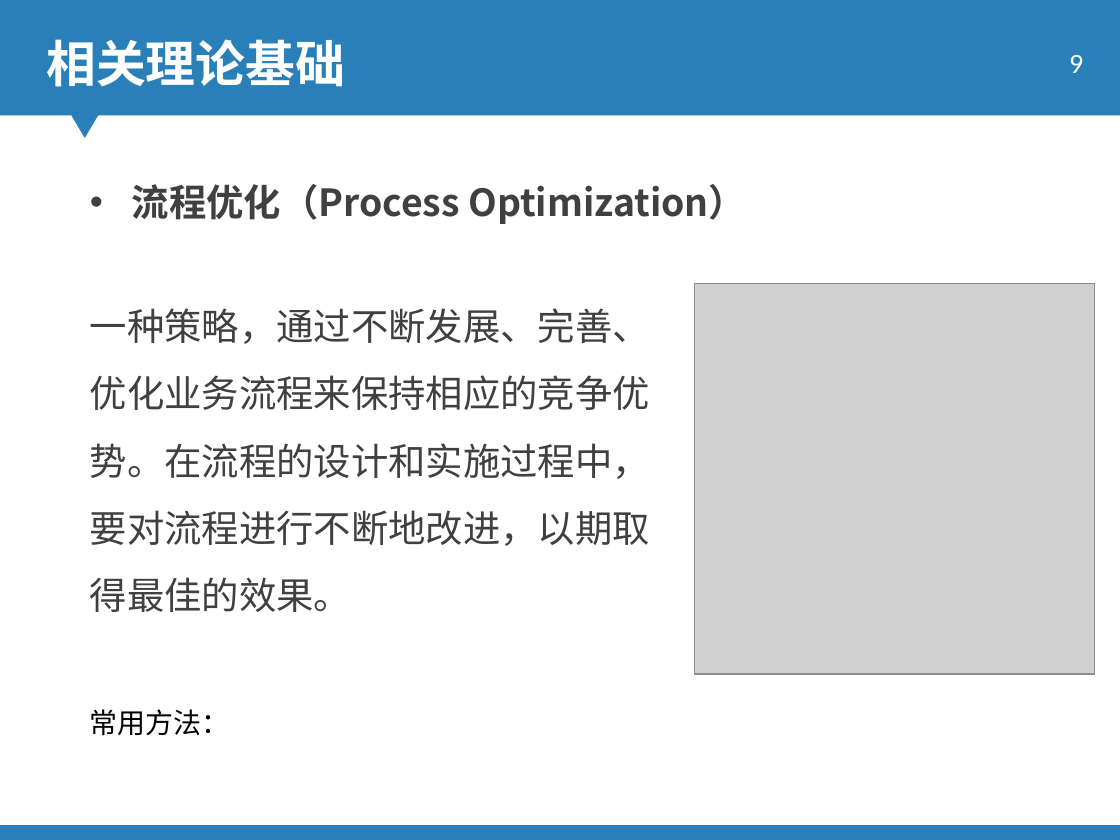
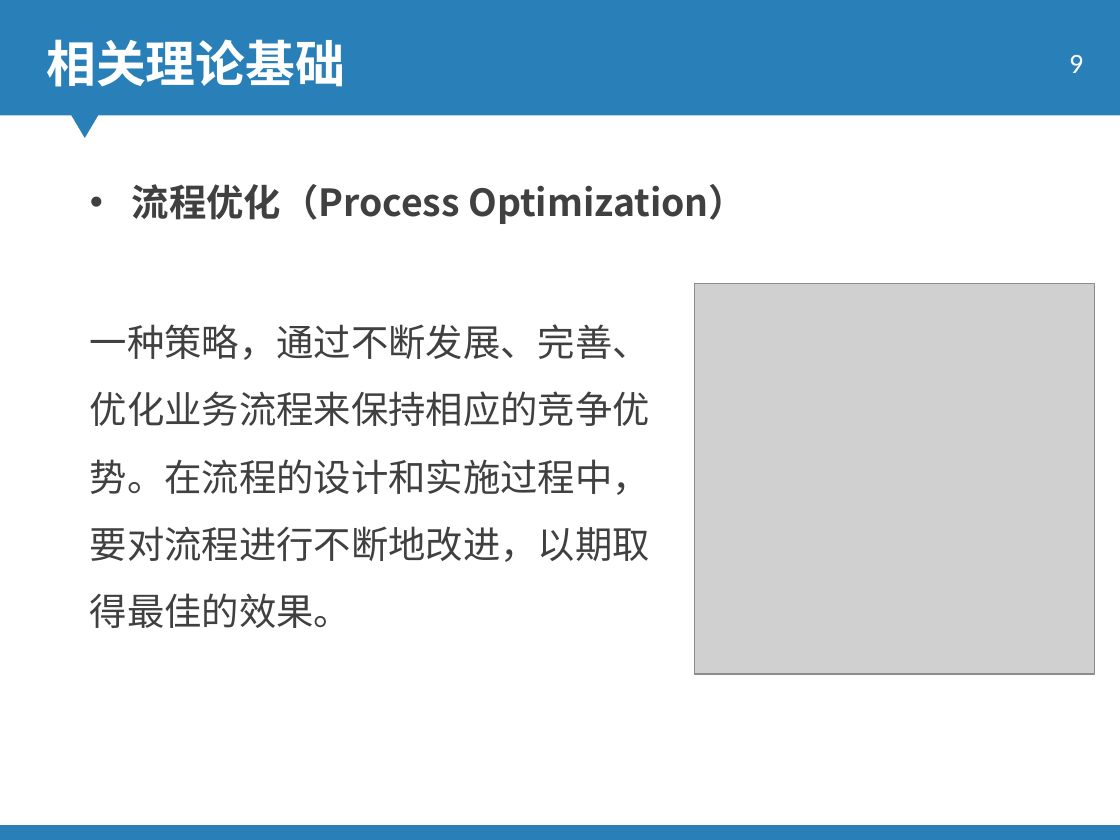
Before and after one commit to ky4910/KimThesis, a slide deck: slide 9 of 答辩_0610_JY.ppt. Drawn at 1120x840 pixels with LibreOffice and Linux fonts; fonts in the diff are those of the drawing; grey boxes stand for pictures; background and template pictures are left out. Boxes give left, top, right and bottom in pixels: in the first picture for what was removed or moved away, otherwise in the second. Text is boxed around its words. In the diff, an @@ line names an element or a change of style, - is before the commit and + after.

```diff
--- a/答辩_0610_JY.ppt
+++ b/答辩_0610_JY.ppt
@@ text "一种策略，通过不断发展、完善、优化业务流程来保持相应的竞争优势。在流程的设计和实施过程中，要对流程进行不断地改进，以期取 ...": place and size @@
-text "一种策略，通过不断发展、完善、优化业务流程来保持相应的竞争优势。在流程的设计和实施过程中，要对流程进行不断地改进，以期取 ..." at bbox=[90, 308, 650, 612]
+text "一种策略，通过不断发展、完善、优化业务流程来保持相应的竞争优势。在流程的设计和实施过程中，要对流程进行不断地改进，以期取 ..." at bbox=[90, 324, 650, 628]
@@ text removed at bbox=[90, 709, 230, 736] @@
-常用方法：
```
Also in this commit, not shown: 1 slide added, 1 other file.
